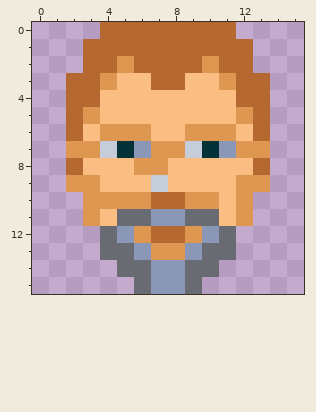
Pixel-art file -- Resources/Images/face1.aseprite. The picture above was drawn from the file before the commit.
16x16 pixels, 1 frame.
The same view after the edit:
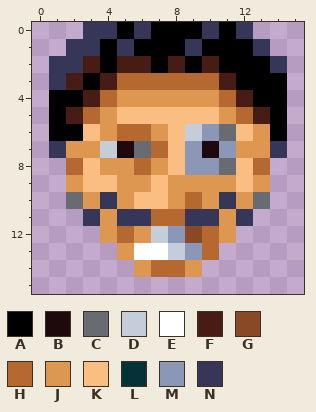
Palette (. is transparent): A #000000  B #1e090d  C #686b72  D #c5cddb  E #ffffff  F #461c14  G #8a4926  H #b66831  J #de9751  K #fbbe82  L #053239  M #8b97b6  N #353658
Changes in this commit:
layer "mouth/4" now hidden
layer "mouth/8" added
layer "eyes/1" now hidden
layer "eyes/7" added
layer "nose/1" now hidden
layer "nose/4" added
layer "beard/2" now shown
layer "beard/3" now hidden
layer "hair/1" now hidden
layer "hair/7" added
Changed rows in their new state; - is an unchanged pixel.
first column x 1:
 0 --NNANAAANAN--
 1 -NNANAAANAAAN-
 2 NNFAFFAFAFAAAN
 3 NFAFHH--HHFAAA
 4 AAFHJJJJJJHFAA
 5 AFHJ------JHFA
 6 AA--HHJ-DMC-JA
 7 N---BCHKMB---N
 8 ---JJH--MMC---
 9 --K-JJKJJJJK--
10 -C-N-KKJH-N-C-
11 --NJNNHHNNJN--
12 ---JH-DMGHJ---
13 ---.JEED-H.---
14 ----.JHHJ.----
15 -----....-----
Boxes around the changes in both pictures, in picture pixels (x1, y1, x2, y2):
changed: (49, 22, 287, 294)
